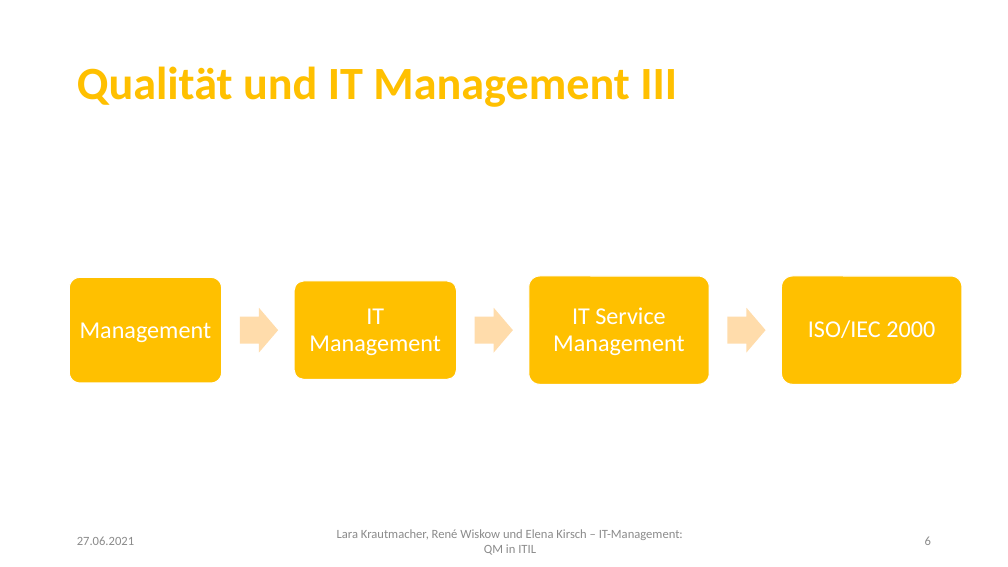
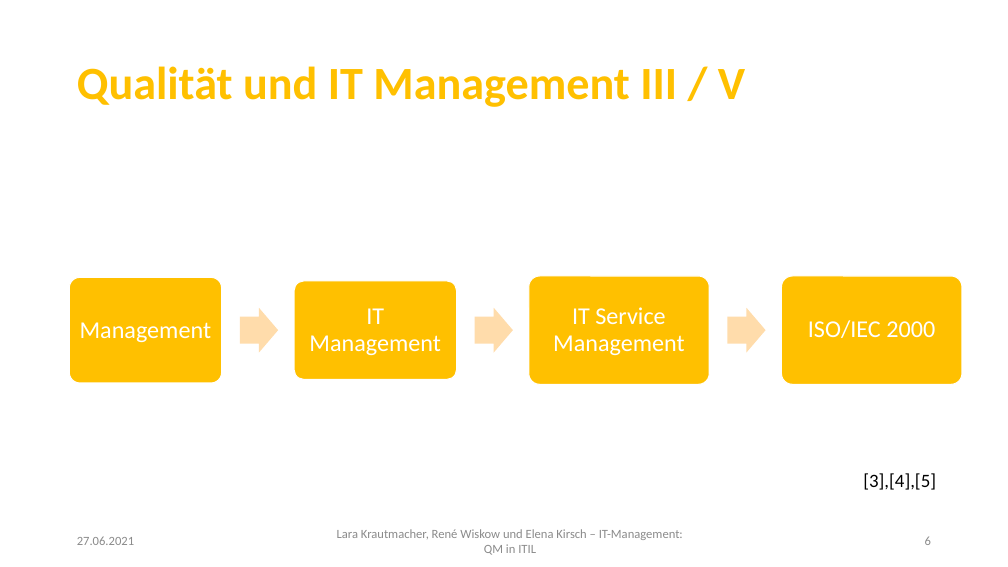
Before and after one commit to LaraKrauti/Qualitaetssicherung, a slide deck: slide 6 of LaraKrautmacher_RenéWiskow_ElenaKirsch_ITManagement.pptx. Drawn at 1008x567 pixels with LibreOffice and Linux fonts; fonts in the diff are those of the drawing; background and template pictures are left out. Boxes give left, top, right and bottom in pixels: in the first picture for what was removed or moved away, otherwise in the second. Text is boxed around its words. In the diff, an @@ line names an element or a change of style, - is before the commit and + after.

```diff
--- a/LaraKrautmacher_RenéWiskow_ElenaKirsch_ITManagement.pptx
+++ b/LaraKrautmacher_RenéWiskow_ElenaKirsch_ITManagement.pptx
@@ title at box(77, 66, 745, 107): text changed @@
-Qualität und IT Management III
+Qualität und IT Management III / V
@@ text added at box(863, 473, 936, 490), 18 pt, text #000000 @@
+[3],[4],[5]
```
Also in this commit, not shown: 5 other slides changed, 6 slides added.
